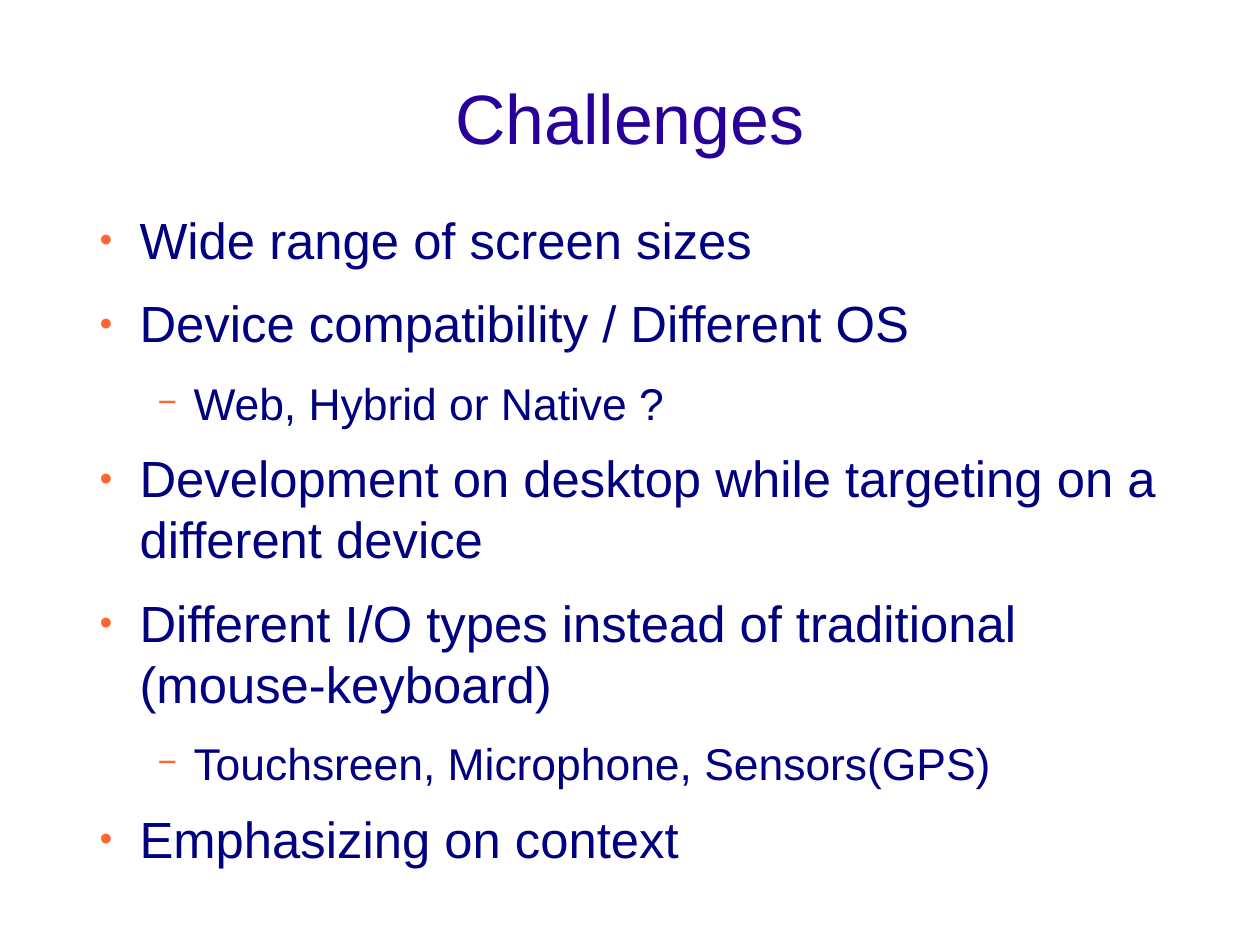
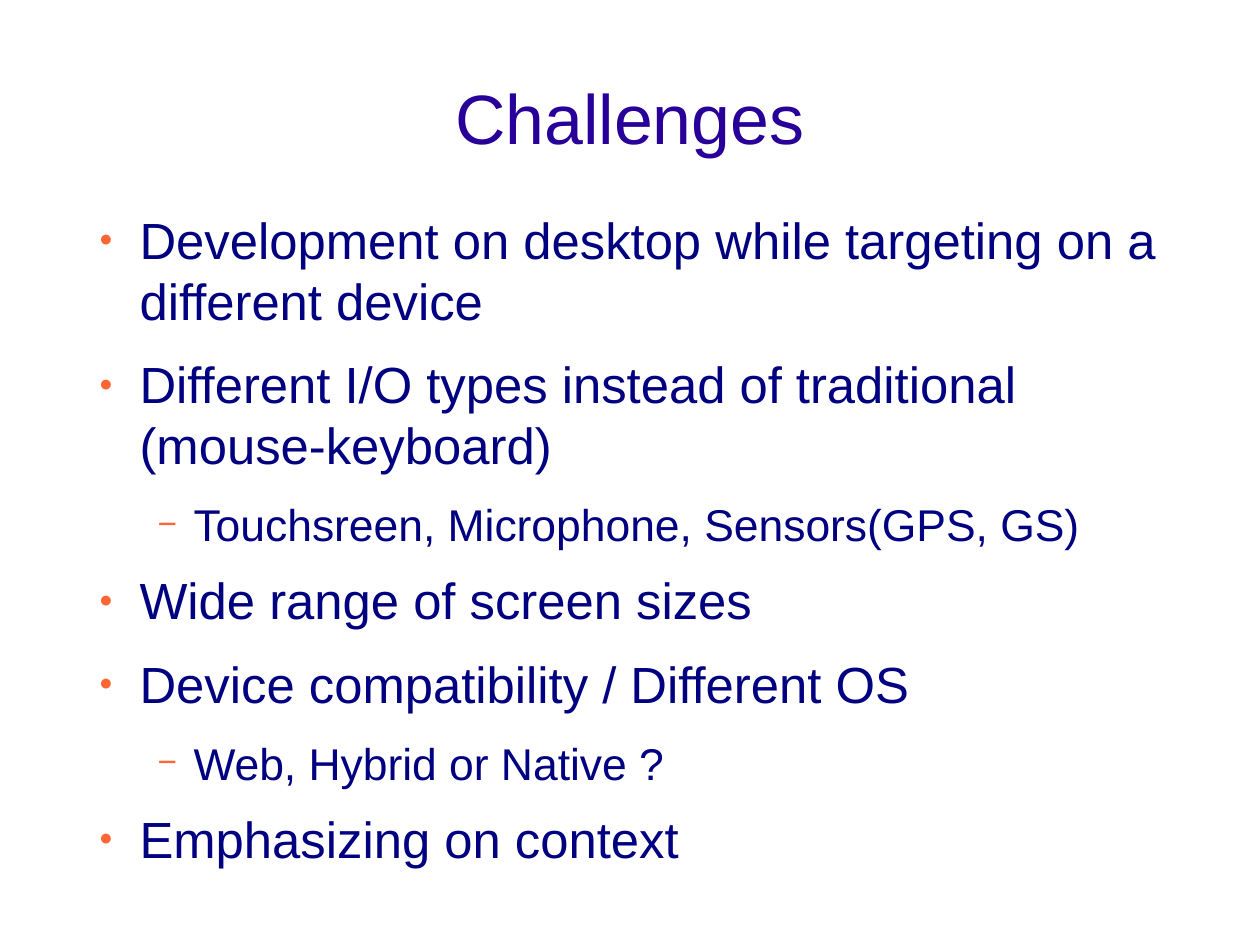
Before and after one commit to Sifis-Develop/Spoon-Knife, a slide deck: slide 3 of into_mobile.odp. Drawn at 1260x945 pixels with LibreOffice and Linux fonts; fonts in the diff are those of the drawing; background and template pictures are left out. Boxes give left, top, right and bottom in pixels: in the first picture for what was removed or moved away, otherwise in the second. Text is boxed around its words. In the diff, an @@ line names an element or a change of style, - is before the commit and + after.

Commit message:
Adding slides

```diff
--- a/into_mobile.odp
+++ b/into_mobile.odp
@@ text at box(140, 222, 1155, 551): paragraphs added @@
+● Development on desktop while targeting on a different device
+● Different I/O types instead of traditional (mouse-keyboard)
+  − Touchsreen, Microphone, Sensors(GPS, GS)
@@ text at box(140, 460, 1155, 789): paragraphs removed @@
-● Development on desktop while targeting on a different device
-● Different I/O types instead of traditional (mouse-keyboard)
-  − Touchsreen, Microphone, Sensors(GPS)
```
Also in this commit, not shown: 5 other slides changed, 1 slide added, 1 slide removed, 1 other file.
